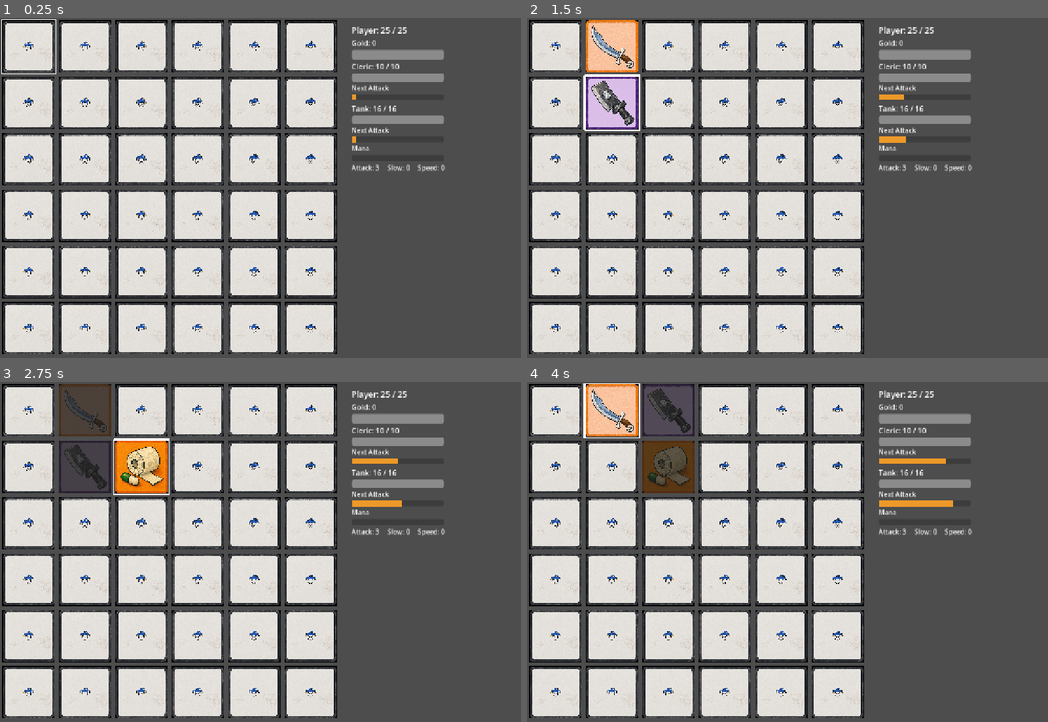
Above: before the commit, frames 1-4 (two rows, left to right).
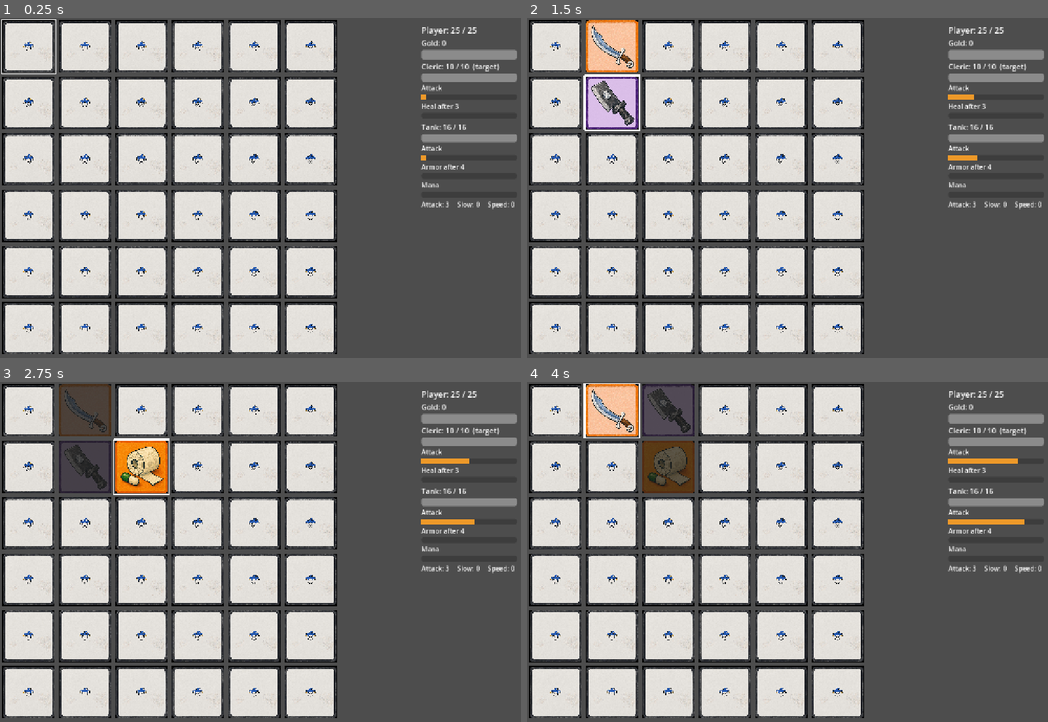
Above: after the commit, the same moments.

Repository: yaakovb/Memory-Game
Game: Godot game, scene res://scenes/main/main.tscn
Same seed, same stepped clock (60 frames per second), same inputs: the game is played once before the commit and once after it.
Inputs:
- Up to frame 1 (0.25 s): no input
- Up to frame 2 (1.5 s): tap Enter at 0.5 s; hold D (move_right) 0.53-1.28 s; hold Space (reveal) 0.53-1.28 s; tap R (restart) at 1.25 s; hold S (move_down) from 1.28 s (still down); tap Space (reveal) at 1.35 s
- Up to frame 3 (2.75 s): tap R (restart) at 2 s; release S (move_down) at 2.03 s; hold D (move_right) from 2.03 s (still down); hold Space (reveal) from 2.03 s (still down)
- Up to frame 4 (4 s): tap R (restart) at 2.75 s; release D (move_right) at 2.78 s; release Space (reveal) at 2.78 s; hold W (move_up) 2.78-3.53 s; tap Space (reveal) at 2.85 s; hold A (move_left) from 3.53 s (still down); hold Space (reveal) from 3.53 s (still down)

The runs differ from the first frame. In frame 1, 3.8% of the frame differs, in the area x 67-100%, y 2-57%; in frame 2, 4.1%; in frame 3, 4.4%; in frame 4, 4.7%.

Commit message:
Show both enemies and both of each enemy's attacks.
The HUD lists every fighter on the right, marks the one your hits land on, and keeps a bar for the normal attack and the special.

Co-authored-by: yaakovb <yaakovb@users.noreply.github.com>

Diff:
--- a/memory-game/scenes/ui/enemy_hud_row.tscn
+++ b/memory-game/scenes/ui/enemy_hud_row.tscn
@@ -27,3 +27,12 @@
 layout_mode = 2
 theme_override_styles/fill = SubResource("StyleBoxFlat_attack")
 show_percentage = false
+
+[node name="SpecialLabel" type="Label" parent="."]
+layout_mode = 2
+text = "Special"
+
+[node name="SpecialBar" type="ProgressBar" parent="."]
+custom_minimum_size = Vector2(200, 14)
+layout_mode = 2
+show_percentage = false
--- a/memory-game/scenes/ui/hud.tscn
+++ b/memory-game/scenes/ui/hud.tscn
@@ -7,10 +7,14 @@
 
 [node name="VBoxContainer" type="VBoxContainer" parent="." unique_id=2116066842]
 anchors_preset = -1
-offset_left = 860.0
+anchor_left = 1.0
+anchor_top = 0.0
+anchor_right = 1.0
+anchor_bottom = 1.0
+offset_left = -250.0
 offset_top = 16.0
-offset_right = 1080.0
-offset_bottom = 480.0
+offset_right = -16.0
+offset_bottom = -16.0
 
 [node name="PlayerHPLabel" type="Label" parent="VBoxContainer" unique_id=1746371148]
 layout_mode = 2
--- a/memory-game/scripts/combat/enemy.gd
+++ b/memory-game/scripts/combat/enemy.gd
@@ -12,7 +12,7 @@
 
 enum Special { NONE, ARMOR, HEAL, STRIKE }
 
-## After this many normal swings, the special timer starts. Rolled as 3, 4, or 5.
+## After this many default attacks, the special timer starts.
 var special := Special.NONE
 var attacks_until_special := 0
 var _attacks_since_special := 0
@@ -53,13 +53,29 @@
 	return _charging_special
 
 
+func special_name() -> String:
+	match special:
+		Special.ARMOR:
+			return "Armor"
+		Special.HEAL:
+			return "Heal"
+		Special.STRIKE:
+			return "Strike"
+		_:
+			return ""
+
+
+func attacks_before_special() -> int:
+	if special == Special.NONE or _charging_special:
+		return 0
+	return maxi(attacks_until_special - _attacks_since_special, 0)
+
+
 func _roll_special_gap() -> void:
 	_attacks_since_special = 0
 	_charging_special = false
 	if special == Special.NONE:
 		attacks_until_special = 0
-		return
-	attacks_until_special = randi_range(3, 5)
 
 
 func get_attack_progress(slow_multiplier: float) -> float:
--- a/memory-game/scripts/ui/enemy_hud_row.gd
+++ b/memory-game/scripts/ui/enemy_hud_row.gd
@@ -5,8 +5,11 @@
 @onready var _hp_bar: ProgressBar = $HPBar
 @onready var _attack_label: Label = $AttackLabel
 @onready var _attack_bar: ProgressBar = $AttackBar
+@onready var _special_label: Label = $SpecialLabel
+@onready var _special_bar: ProgressBar = $SpecialBar
 
 var _enemy: Enemy
+var _is_target := false
 
 
 func setup(enemy: Enemy) -> void:
@@ -25,6 +28,8 @@
 	_attack_label.text = "Next Attack"
 	_attack_bar.max_value = 100.0
 	_attack_bar.value = 0.0
+	_special_bar.max_value = 100.0
+	_special_bar.value = 0.0
 	refresh_hp()
 
 
@@ -32,9 +37,18 @@
 	if _enemy == null or not is_node_ready():
 		return
 	var armor := "  Armor" if _enemy.is_armored() else ""
-	_name_label.text = "%s: %d / %d%s" % [_enemy.display_name, _enemy.hp, _enemy.max_hp, armor]
+	var target := "  (target)" if _is_target else ""
+	_name_label.text = "%s: %d / %d%s%s" % [_enemy.display_name, _enemy.hp, _enemy.max_hp, armor, target]
 	_hp_bar.value = _enemy.hp
 	modulate.a = 1.0 if _enemy.is_alive() else 0.45
+
+
+func tracks(enemy: Enemy) -> bool:
+	return _enemy == enemy
+
+
+func set_is_target(is_target: bool) -> void:
+	_is_target = is_target
 
 
 func update_attack_progress(slow_multiplier: float) -> void:
@@ -42,11 +56,21 @@
 		return
 	if not _enemy.is_alive():
 		_attack_bar.value = 0.0
+		_special_bar.value = 0.0
 		return
-	_attack_bar.value = _enemy.get_attack_progress(slow_multiplier) * 100.0
-	_attack_label.text = "Special" if _enemy.is_charging_special() else "Next Attack"
+	var filling_special := _enemy.is_charging_special()
+	_attack_bar.value = 0.0 if filling_special else _enemy.get_attack_progress(slow_multiplier) * 100.0
+	_attack_label.text = "Attack"
+	_special_bar.value = _enemy.get_attack_progress(slow_multiplier) * 100.0 if filling_special else 0.0
+	if _enemy.special_name() == "":
+		_special_label.text = ""
+	elif filling_special:
+		_special_label.text = _enemy.special_name()
+	else:
+		_special_label.text = "%s after %d" % [_enemy.special_name(), _enemy.attacks_before_special()]
 	var armor := "  Armor" if _enemy.is_armored() else ""
-	_name_label.text = "%s: %d / %d%s" % [_enemy.display_name, _enemy.hp, _enemy.max_hp, armor]
+	var target := "  (target)" if _is_target else ""
+	_name_label.text = "%s: %d / %d%s%s" % [_enemy.display_name, _enemy.hp, _enemy.max_hp, armor, target]
 
 
 func clear_attack_bar() -> void:
--- a/memory-game/scripts/ui/hud.gd
+++ b/memory-game/scripts/ui/hud.gd
@@ -80,7 +80,9 @@
 	if _combat == null:
 		return
 	var slow_mult := _combat.get_slow_multiplier()
+	var target := _combat.get_default_target()
 	for row in _enemy_rows:
+		row.set_is_target(row.tracks(target))
 		row.update_attack_progress(slow_mult)
 	_slow_label.text = "Slow: %d" % _combat.get_slow_stacks()
 	_speed_label.text = "Speed: %d" % _selector.get_speed_stacks()
